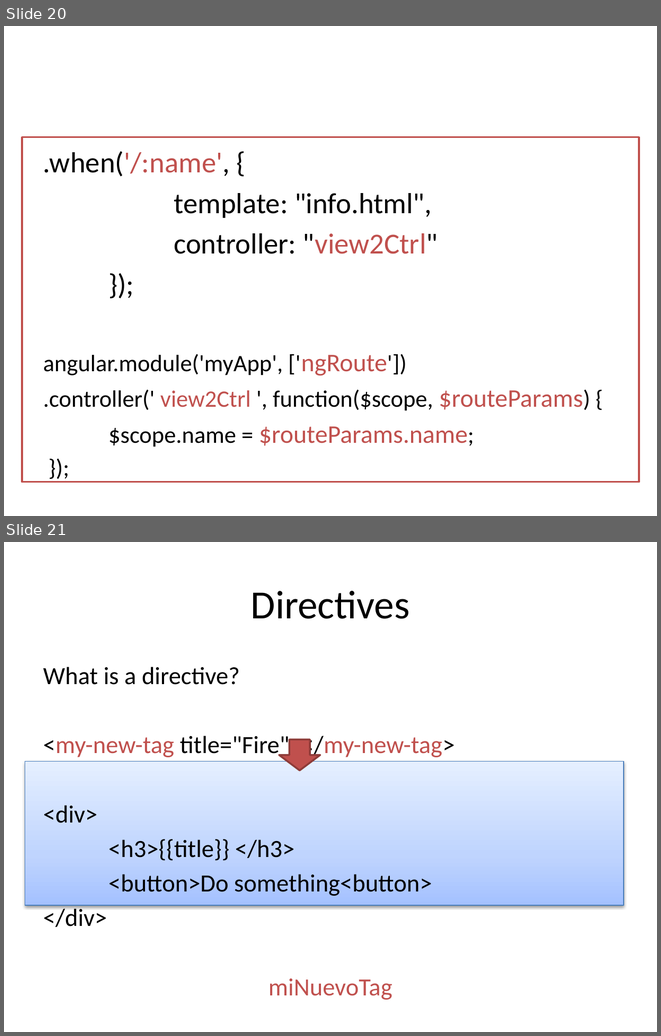
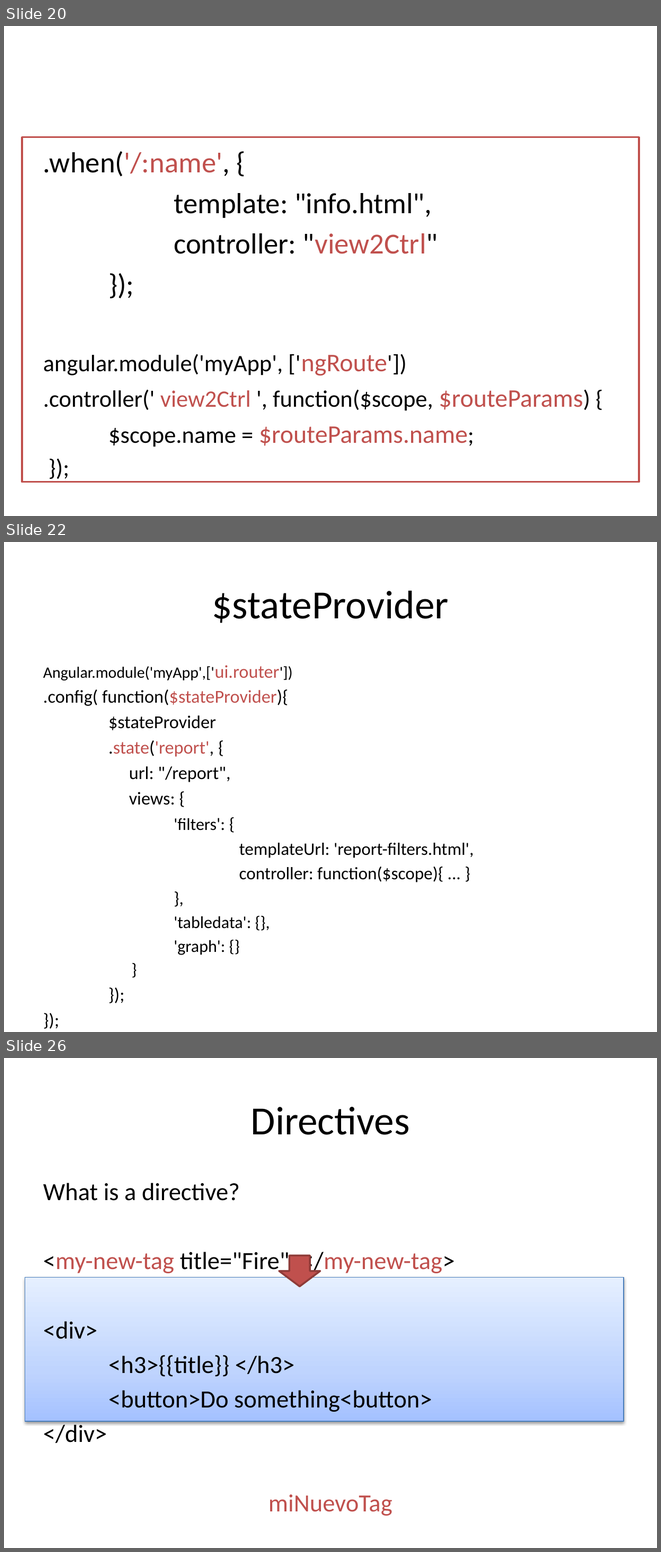
Before and after one commit to lhkingkong/angularjs-taller, a slide deck: material/AngularJS Taller.pptx. Shown one above the other, each under a label of ours: slides 20 and 21 before the commit, slides 20, 22 and 26 after it; the slides between them are not shown. The pictures are 661x1036 and 661x1552 pixels, drawn with LibreOffice and Linux fonts; fonts in the diff are those of the drawing. Boxes give left, top, right and bottom in pixels: in the first picture for what was removed or moved away, otherwise in the second. Text is boxed around its words. In the diff, an @@ line names an element or a change of style, - is before the commit and + after.

Commit message:
Add router example

```diff
--- a/material/AngularJS Taller.pptx
+++ b/material/AngularJS Taller.pptx
@@ slide 22 added at <box>4,542,657,1032</box>, background #FFFFFF @@
@@ title added at <box>212,590,449,623</box>, 44 pt, text #000000 @@
+$stateProvider
@@ text added at <box>43,665,474,955</box>, 20 pt, text #000000 @@
+Angular.module('myApp',['ui.router'])
+.config( function($stateProvider){
+$stateProvider
+.state('report', {
+url: "/report",
+views: {
+'filters': {
+templateUrl: 'report-filters.html',
+controller: function($scope){ ... }
+},
+'tabledata': {},
+'graph': {}
+}
+});
+});
@@ what was slide 21 is now slide 26 @@
```
Also in this commit, not shown: 7 slides changed, 9 other slides added, 32 other files.
